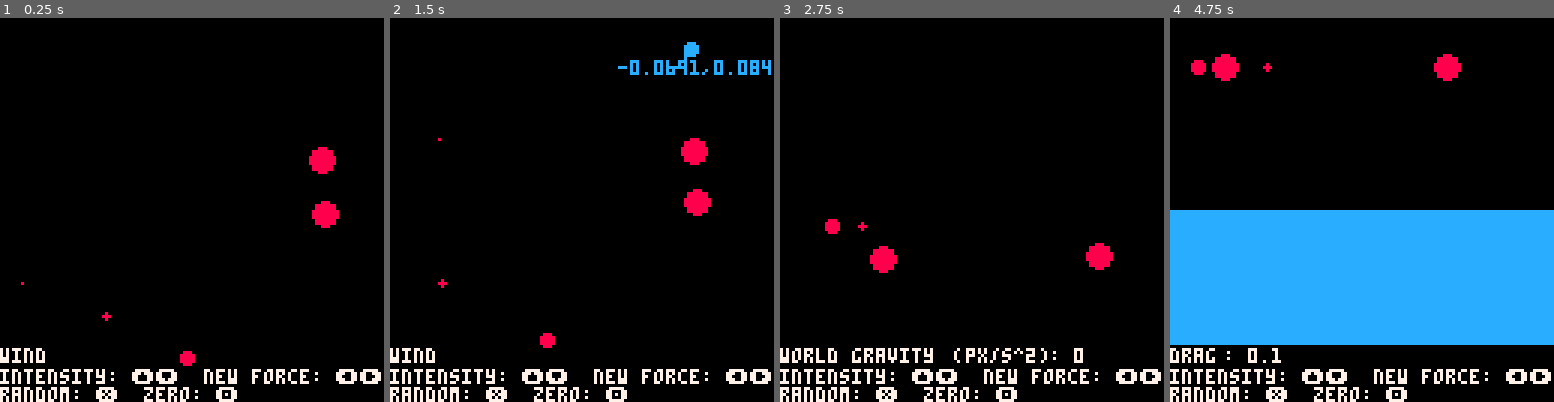
Above: before the commit, frames 1-4 (left to right).
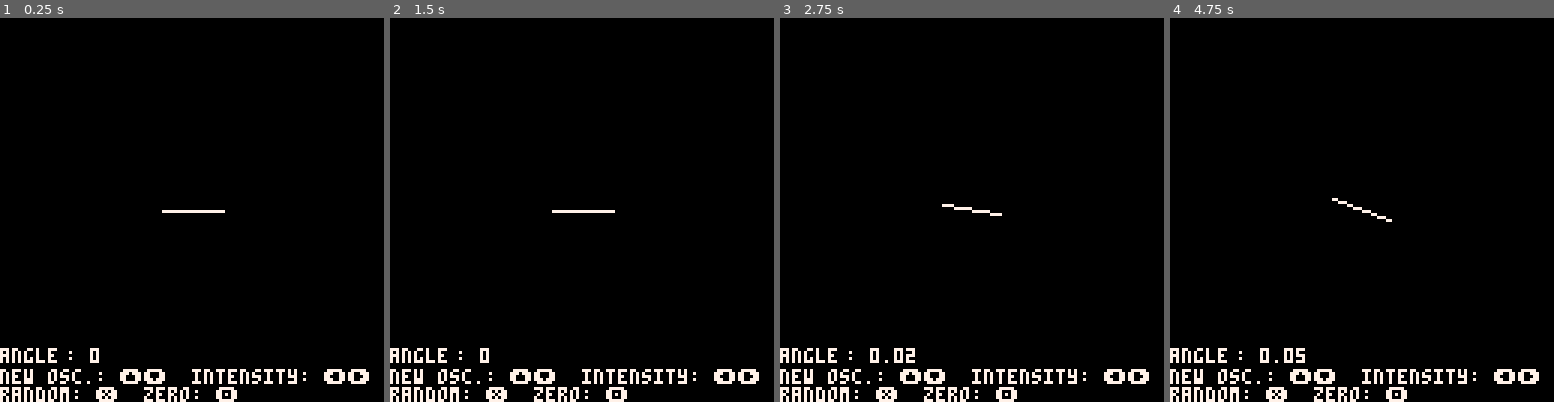
Above: after the commit, the same moments.

Repository: camerongoble/piconoc
Game: PICO-8 cartridge piconoc.p8
Same seed, same stepped clock (60 frames per second), same inputs: the game is played once before the commit and once after it.
Inputs:
- Up to frame 1 (0.25 s): no input
- Up to frame 2 (1.5 s): tap X (X key) at 0.33, 1.07 s; tap O (Z key) at 0.7 s
- Up to frame 3 (2.75 s): hold Right 1.6-2.1 s; tap O (Z key) at 1.7, 2.1, 2.5 s; tap X (X key) at 1.85 s; hold Up 2.15-2.42 s; hold Right from 2.47 s (still down)
- Up to frame 4 (4.75 s): tap O (Z key) every 0.4 s from 2.9 to 4.5 s; tap X (X key) at 2.97, 4.08 s; release Right at 3.03 s; hold Left 3.08-3.58 s; hold Down 3.63-3.97 s; hold Right 4.02-4.68 s; hold Up from 4.73 s (still down)

The runs differ from the first frame. In frame 1, 2.9% of the frame differs, in the area x 0-100%, y 33-96%; in frame 2, 3.7%; in frame 3, 3.6%; in frame 4, 38%, in the area x 0-100%, y 9-96%.

Commit message:
Moved chapter state tracking to relevant chapter libraries

Diff:
--- a/piconoc.p8
+++ b/piconoc.p8
@@ -17,8 +17,10 @@
 
 -- behavior code based on daniel
 -- schiffman's "nature of code"
+chapters = {}
 #include libs/1-vectors.lua
 #include libs/2-forces.lua
+#include libs/3-oscillation.lua
 
 -- note: piconoc uses state machines
 -- called "chapters" to
@@ -43,20 +45,10 @@
  init_world()
 
  -- set up state machine with various name, init and update functions
-  state = "forces"
-
- chapters = {}
- chapters["vectors"]={
-  init=_vectors_init,
-  update=_vectors_update,
-  hint="apply force: ⬆️⬇️⬅️➡️\nnudge rnd: ❎  nudge center: 🅾️"
- }
- chapters["forces"]={
-  init=_forces_init,
-  update=_forces_update,
-  draw=_forces_draw,
-  hint="intensity: ⬆️⬇️  new force: ⬅️➡️\nrandom: ❎  zero: 🅾️"
- }
+  state = "oscillation"
+
+
+
  -- debug levels correspond to chapters in "nature of code"
  -- levels show debug info for topics in each chapter
  -- the game can be in one state while debugging processes from another
